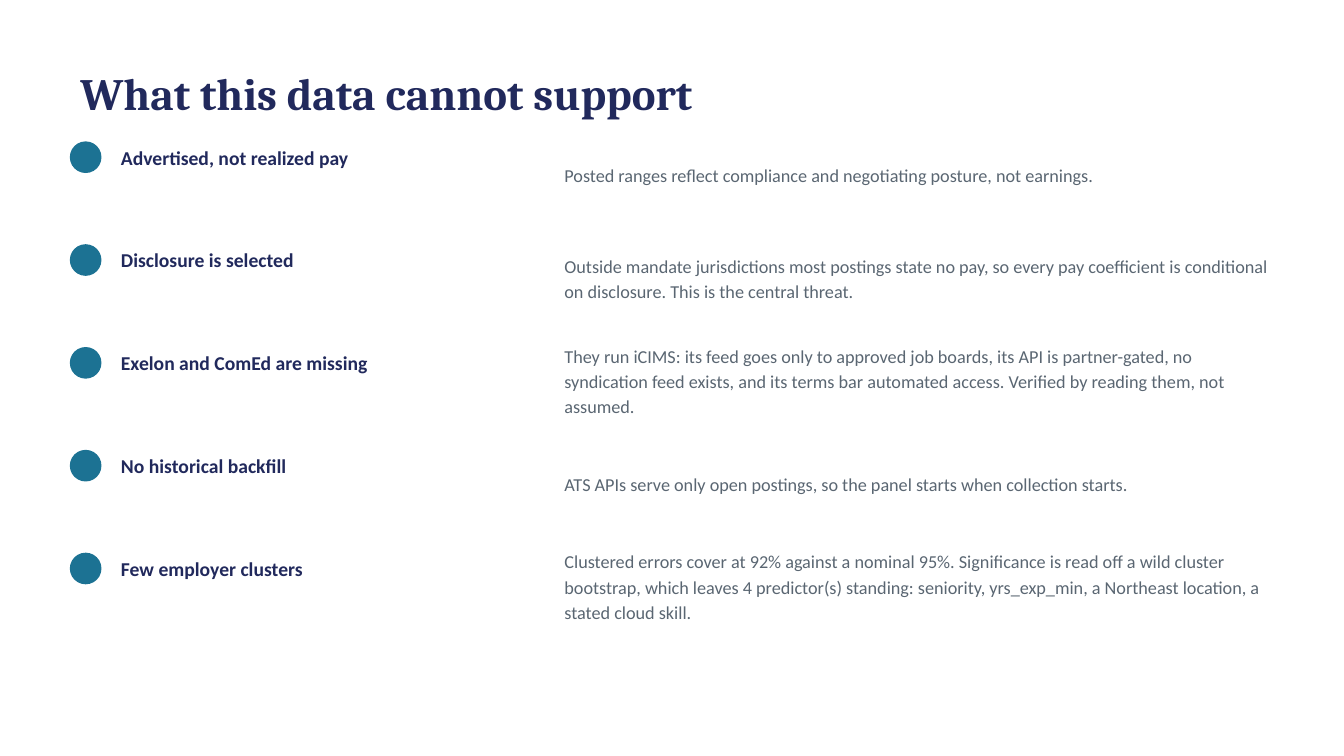
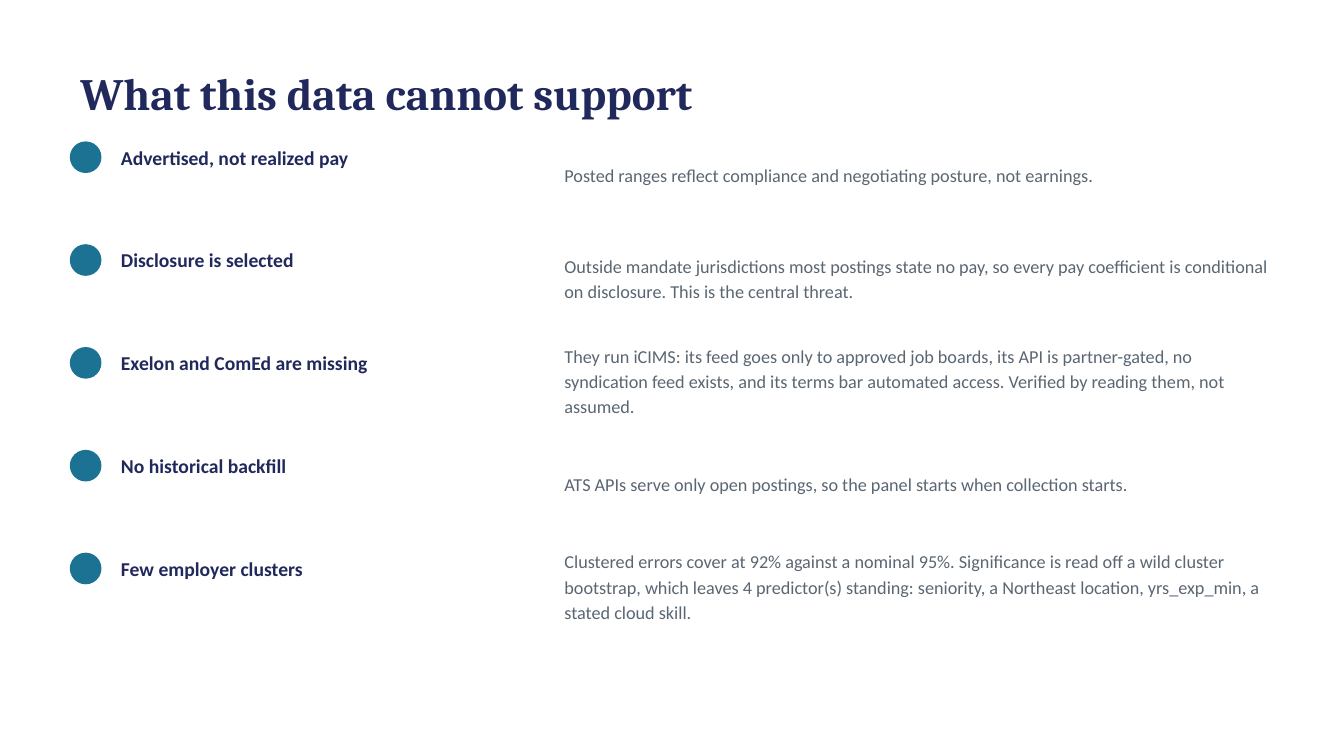
Before and after one commit to hendeal-cyber/Modern-Labor-Market-Data-Submission, a slide deck: slide 7 of paper/presentation.pptx. Drawn at 1344x756 pixels with LibreOffice and Linux fonts; fonts in the diff are those of the drawing. Boxes give left, top, right and bottom in pixels: in the first picture for what was removed or moved away, otherwise in the second. Text is boxed around its words. In the diff, an @@ line names an element or a change of style, - is before the commit and + after.

```diff
--- a/paper/presentation.pptx
+++ b/paper/presentation.pptx
@@ text at [564, 555, 1259, 619]: text changed @@
-Clustered errors cover at 92% against a nominal 95%. Significance is read off a wild cluster bootstrap, which leaves 4 predictor(s) standing: seniority, yrs_exp_min, a Northeast location, a stated cloud skill.
+Clustered errors cover at 92% against a nominal 95%. Significance is read off a wild cluster bootstrap, which leaves 4 predictor(s) standing: seniority, a Northeast location, yrs_exp_min, a stated cloud skill.
```
Also in this commit, not shown: 3 other slides changed, 17 other files.
